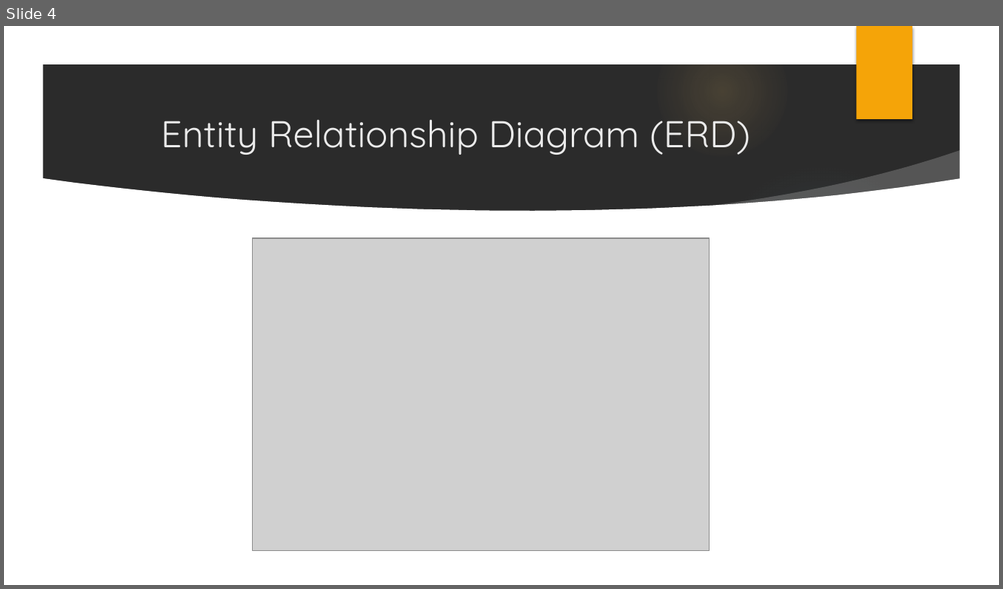
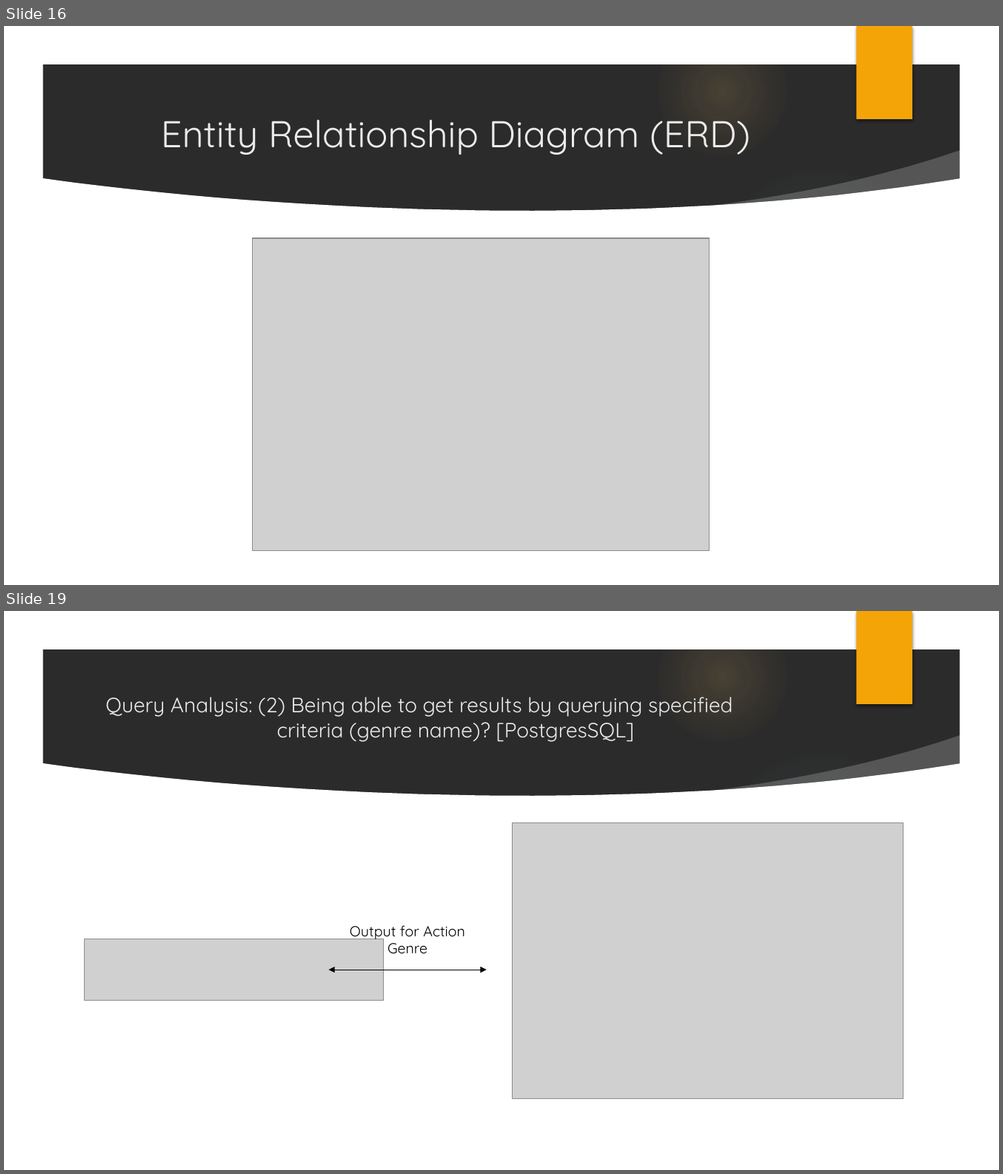
Before and after one commit to mpeteet/ETL-challenge-Team-3, a slide deck: Extract, Transform, Load.pptx. Shown one above the other, each under a label of ours: slide 4 before the commit, slides 16 and 19 after it; the slides between them are not shown. The pictures are 1003x589 and 1003x1174 pixels, drawn with LibreOffice and Linux fonts; fonts in the diff are those of the drawing; grey boxes stand for pictures; background and template pictures are left out; a plain dark background stands for a picture behind light text. Boxes give left, top, right and bottom in pixels: in the first picture for what was removed or moved away, otherwise in the second. Text is boxed around its words. In the diff, an @@ line names an element or a change of style, - is before the commit and + after.

```diff
--- a/Extract, Transform, Load.pptx
+++ b/Extract, Transform, Load.pptx
@@ slide 19 added at box(4, 611, 999, 1170), background picture (left out); not listed: 10 template elements that a slide beside it also shows @@
@@ title added at box(105, 697, 732, 742), 20 pt, text #EBEBEB @@
+Query Analysis: (2) Being able to get results by querying specified criteria (genre name)? [PostgresSQL]
@@ picture added at box(512, 823, 903, 1099) @@
@@ picture added at box(85, 940, 384, 1000) @@
@@ text added at box(350, 925, 465, 954), 14 pt, text #000000 @@
+Output for Action Genre
@@ double arrow added from (329, 970) to (486, 970), #000000 0.75 pt @@
@@ what was slide 4 is now slide 16 @@
```
Also in this commit, not shown: 2 slides changed, 4 other slides added.
